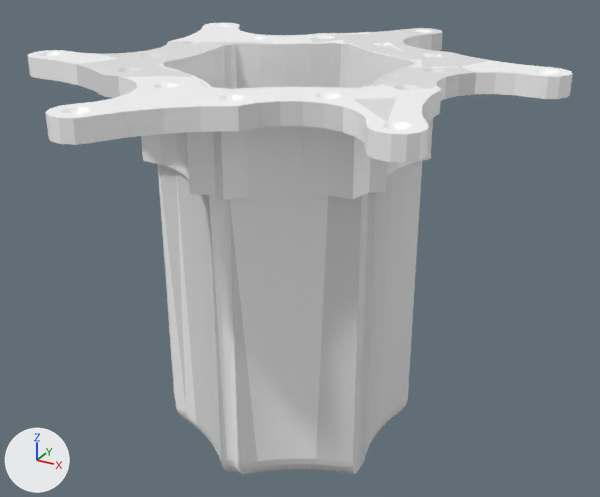
One commit to the OBJ model robot-graphics/robot-graphics/misc_models/dynahex/FB.obj: the scene before it, then after it.
Rendered twice from a camera (50 mm lens) standing at (139.0, -243.0, 75.0) and looking at (3.0, 3.0, -48.0). The axes (+X, +Y, +Z) are drawn at lower left. The lights are the same throughout. Where no turn or scale is listed for an object, it has been applied to the vertices.

Objects in the first picture: 'FB-stripped'.
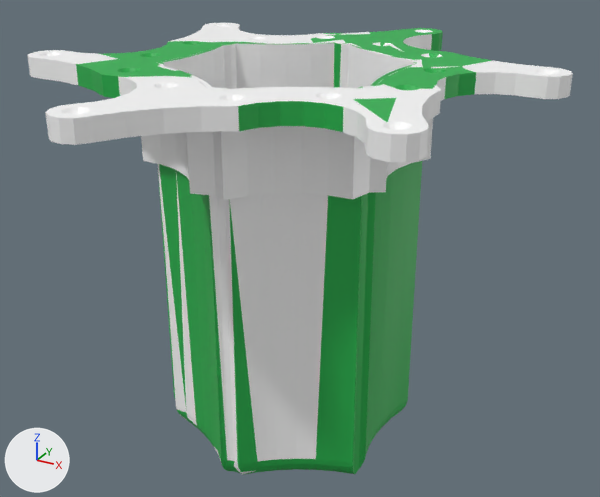
The newer file is also turned or shifted as a whole; pictures and numbers use the older file's frame.

What differs and where, as boxes [x1, y1, x2, y2] in the pictures (600 x 497 px):
'FB-stripped', surface changed (grey to green)
    both: [73, 28, 494, 475]

What changed in the scene script:
```text
Add img_untitled_png:
    img_untitled_png = load_image('Untitled.png', 'Untitled.png', 1024, 1024, 'sRGB')
Change mat_material_001:
    remove mat_material_001.base_color = (0.8, 0.8, 0.8)  # white #e7e7e7
    add mat_material_001.texture = img_untitled_png
```
